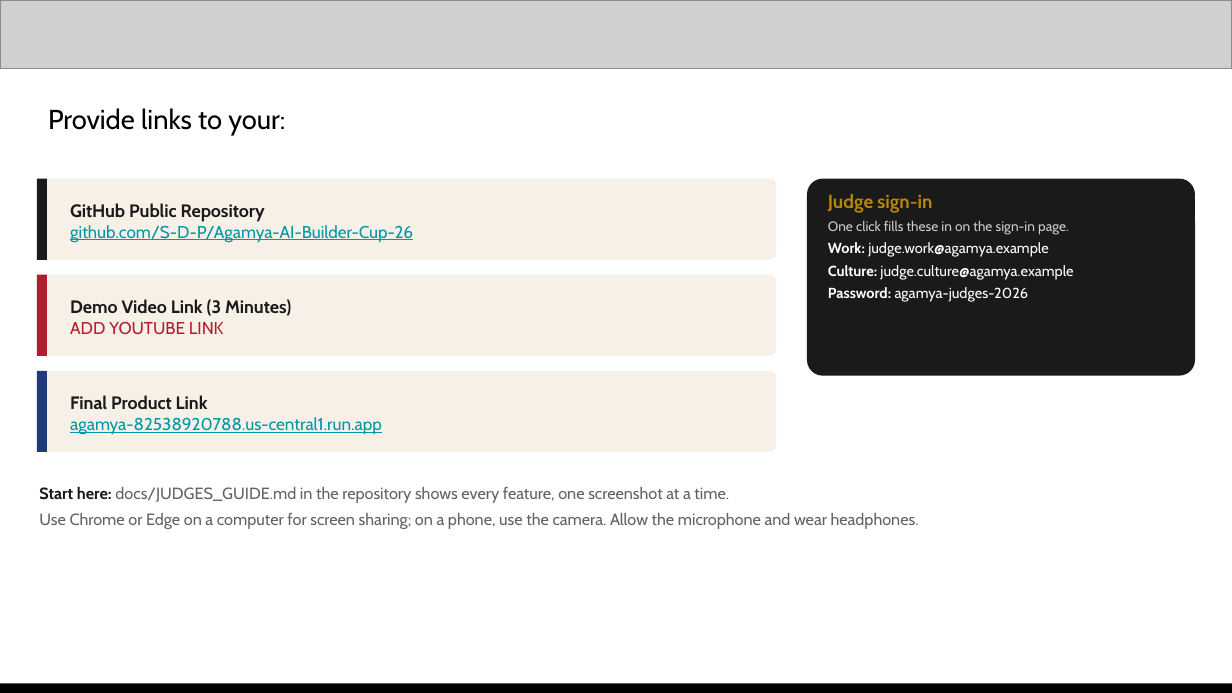
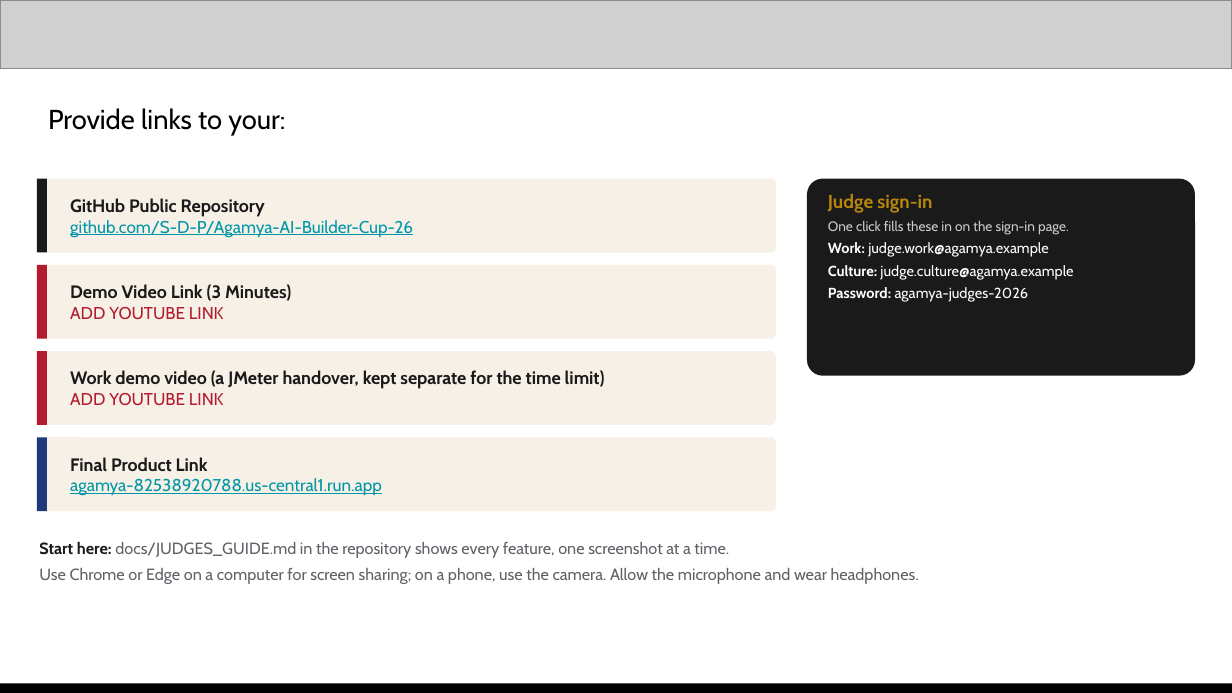
Before and after one commit to S-D-P/Agamya-AI-Builder-Cup-26, a slide deck: slide 13 of docs/submission/Agamya-Submission-Deck.pptx. Drawn at 1232x693 pixels with LibreOffice and Linux fonts; fonts in the diff are those of the drawing; grey boxes stand for pictures. Boxes give left, top, right and bottom in pixels: in the first picture for what was removed or moved away, otherwise in the second. Text is boxed around its words. In the diff, an @@ line names an element or a change of style, - is before the commit and + after.

```diff
--- a/docs/submission/Agamya-Submission-Deck.pptx
+++ b/docs/submission/Agamya-Submission-Deck.pptx
@@ rounded rectangle: place and size @@
-rounded rectangle at [37, 179, 776, 260]
+rounded rectangle at [37, 179, 776, 253]
@@ rectangle: place and size @@
-rectangle at [37, 179, 47, 260]
+rectangle at [37, 179, 47, 253]
@@ text "GitHub Public Repository": place and size @@
-text "GitHub Public Repository" at [70, 203, 413, 243]
+text "GitHub Public Repository" at [70, 198, 413, 238]
@@ rounded rectangle: place and size @@
-rounded rectangle at [37, 275, 776, 356]
+rounded rectangle at [37, 265, 776, 339]
@@ rectangle: place and size @@
-rectangle at [37, 275, 47, 356]
+rectangle at [37, 265, 47, 339]
@@ text "Demo Video Link (3 Minutes)": place and size @@
-text "Demo Video Link (3 Minutes)" at [70, 299, 291, 335]
+text "Demo Video Link (3 Minutes)" at [70, 284, 291, 320]
@@ rounded rectangle: place and size @@
-rounded rectangle at [37, 371, 776, 452]
+rounded rectangle at [37, 351, 776, 425]
@@ rectangle added at [37, 351, 47, 425], fill #B31B2E @@
@@ text added at [70, 370, 605, 406], 10.5 pt, text #1A1A1A, bold @@
+Work demo video (a JMeter handover, kept separate for the time limit)
+ADD YOUTUBE LINK
@@ rectangle: place and size @@
-rectangle at [37, 371, 47, 452]
+rectangle at [37, 437, 47, 511]
@@ rounded rectangle added at [37, 437, 776, 511], fill #F6F0E6 @@
@@ text "Final Product Link": place and size @@
-text "Final Product Link" at [70, 395, 382, 435]
+text "Final Product Link" at [70, 457, 382, 496]
@@ text "Start here: docs/JUDGES_GUIDE.md in the ...": place and size @@
-text "Start here: docs/JUDGES_GUIDE.md in the ..." at [39, 486, 919, 529]
+text "Start here: docs/JUDGES_GUIDE.md in the ..." at [39, 541, 919, 584]
```
Also in this commit, not shown: 2 other files.
